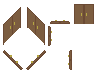
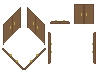
Layer changes from the first (96, 72) image to the second:
painted on "tileset" over [2, 26, 96, 70]
